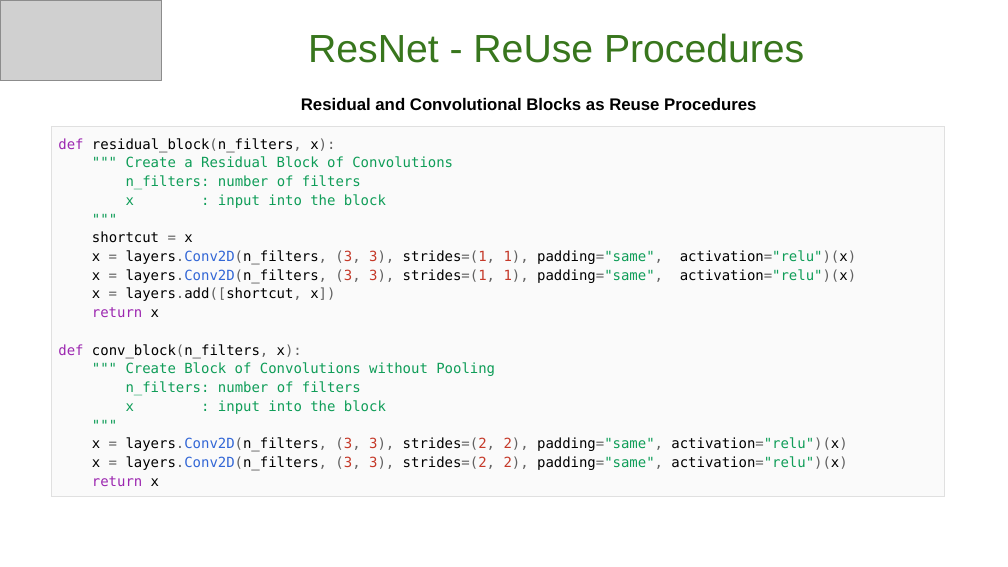
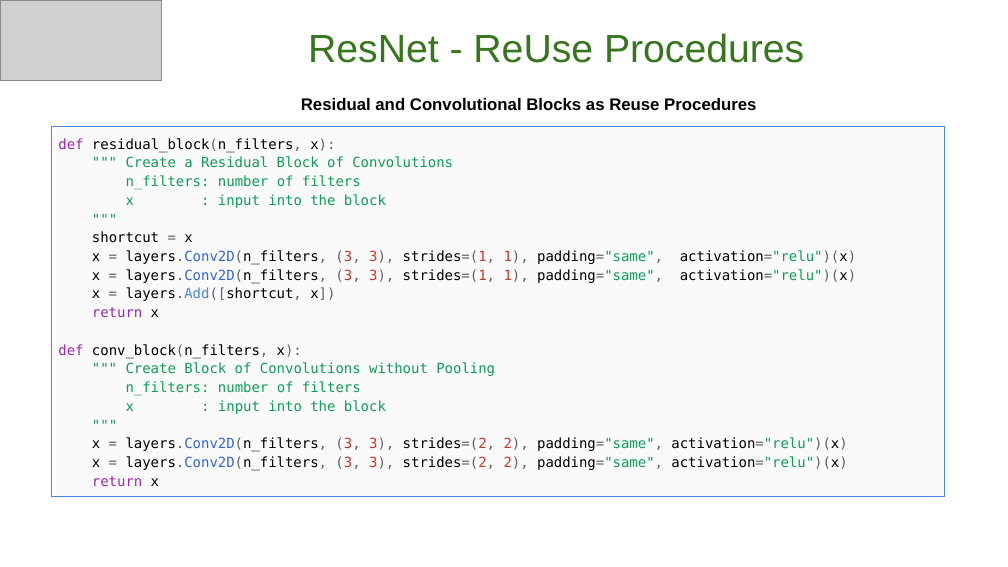
Before and after one commit to GoogleCloudPlatform/keras-idiomatic-programmer, a slide deck: slide 28 of books/deep-learning-design-patterns/Workshops/Novice/Deep Learning Design Patterns - Workshop - Chapter II.pptx. Drawn at 1008x567 pixels with LibreOffice and Linux fonts; fonts in the diff are those of the drawing; grey boxes stand for pictures. Boxes give left, top, right and bottom in pixels: in the first picture for what was removed or moved away, otherwise in the second. Text is boxed around its words. In the diff, an @@ line names an element or a change of style, - is before the commit and + after.

Commit message:
minor slide updates

```diff
--- a/books/deep-learning-design-patterns/Workshops/Novice/Deep Learning Design Patterns - Workshop - Chapter II.pptx
+++ b/books/deep-learning-design-patterns/Workshops/Novice/Deep Learning Design Patterns - Workshop - Chapter II.pptx
@@ table at [51, 127, 944, 490] @@
@@ row 1, column 1: "def residual_block(n_filters, x): / """ Create a Residual Block of Convolutions / n_filters: number of filters / x : input into the block / """ / shortcut = x / x = layers.Conv2D(n_filters, (3, 3), strides=(1, 1), padding="same", activation="relu")(x) / x = layers.Conv2D(n_filters, (3, 3), strides=(1, 1), padding="same", activation="relu")(x) / x = layers.add([shortcut, x]) / return x / def conv_block(n_filters, x): / """ Create Block of Convolutions without Pooling / n_filters: number of filters / x : input into the block / """ / x = layers.Conv2D(n_filters, (3, 3), strides=(2, 2), padding="same", activation="relu")(x) / x = layers.Conv2D(n_filters, (3, 3), strides=(2, 2), padding="same", activation="relu")(x) / return x" to "def residual_block(n_filters, x): / """ Create a Residual Block of Convolutions / n_filters: number of filters / x : input into the block / """ / shortcut = x / x = layers.Conv2D(n_filters, (3, 3), strides=(1, 1), padding="same", activation="relu")(x) / x = layers.Conv2D(n_filters, (3, 3), strides=(1, 1), padding="same", activation="relu")(x) / x = layers.Add([shortcut, x]) / return x / def conv_block(n_filters, x): / """ Create Block of Convolutions without Pooling / n_filters: number of filters / x : input into the block / """ / x = layers.Conv2D(n_filters, (3, 3), strides=(2, 2), padding="same", activation="relu")(x) / x = layers.Conv2D(n_filters, (3, 3), strides=(2, 2), padding="same", activation="relu")(x) / return x" @@
@@ borders changed @@
```
Also in this commit, not shown: 2 other slides changed, 1 other file.
